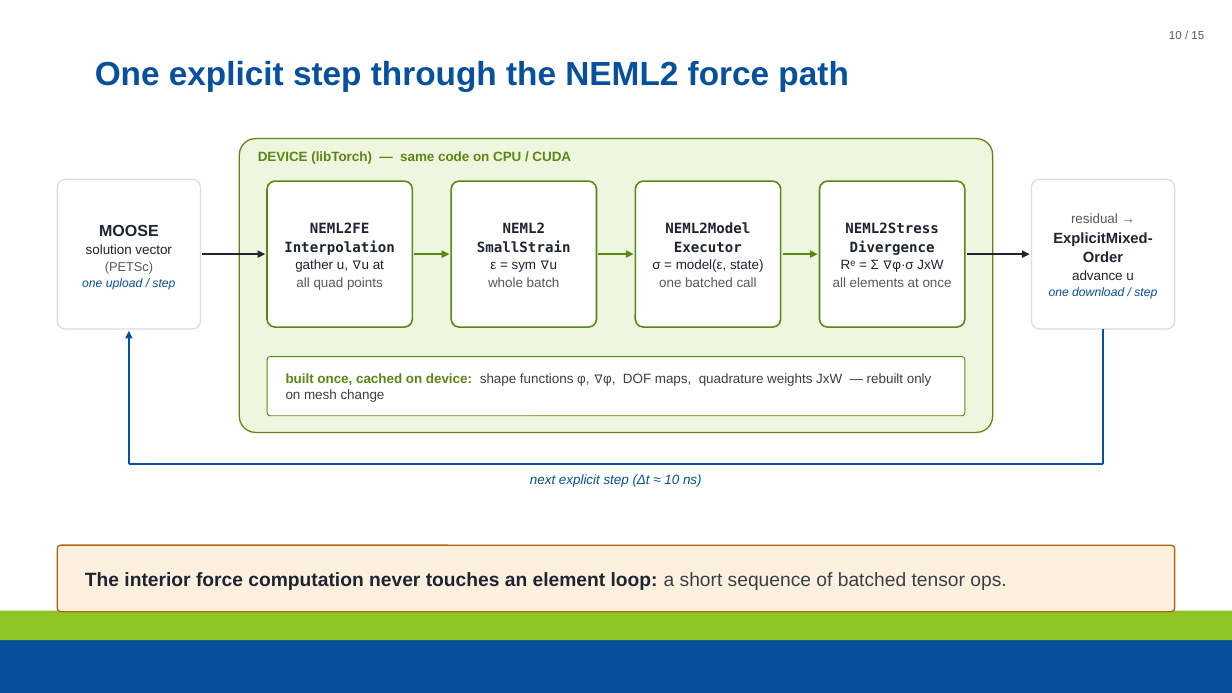
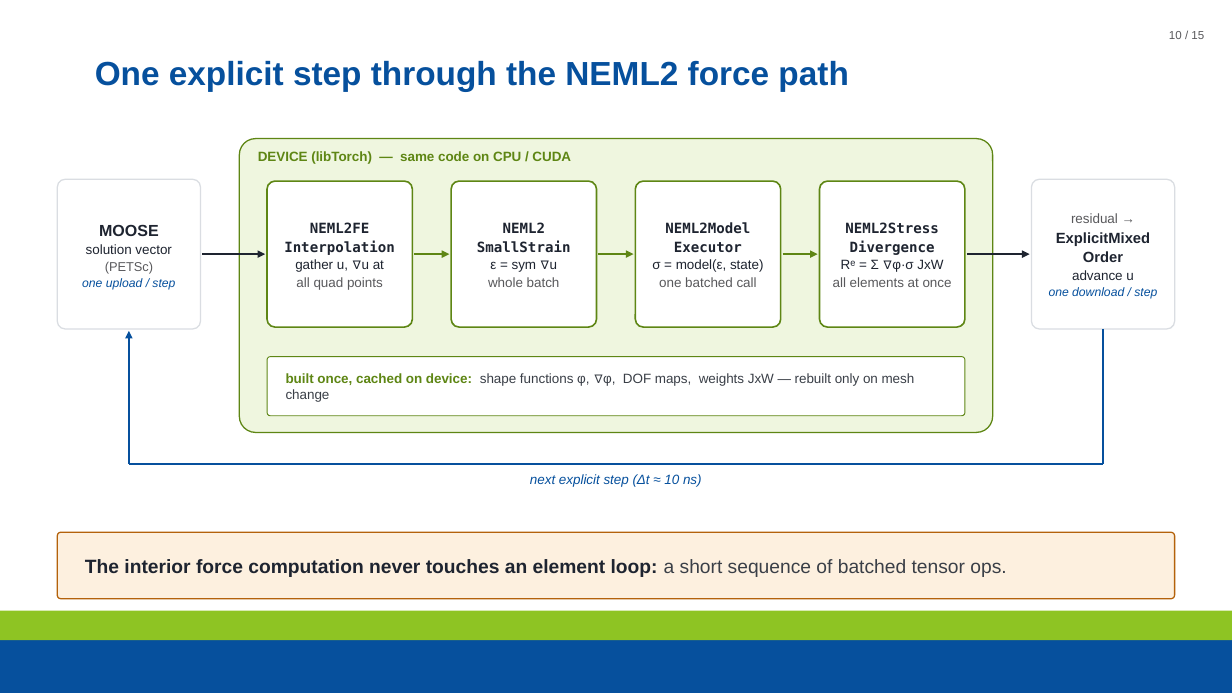
Before and after one commit to maxnezdyur/marlin, a slide deck: slide 10 of examples/impact/slide_assets/WCCM_NEML2_explicit_dynamics_v2.pptx. Drawn at 1232x693 pixels with LibreOffice and Linux fonts; fonts in the diff are those of the drawing; background and template pictures are left out. Boxes give left, top, right and bottom in pixels: in the first picture for what was removed or moved away, otherwise in the second. Text is boxed around its words. In the diff, an @@ line names an element or a change of style, - is before the commit and + after.

```diff
--- a/examples/impact/slide_assets/WCCM_NEML2_explicit_dynamics_v2.pptx
+++ b/examples/impact/slide_assets/WCCM_NEML2_explicit_dynamics_v2.pptx
@@ text in rounded rectangle at <box>1056,232,1150,246</box>: text changed @@
-ExplicitMixed-
+ExplicitMixed
@@ text at <box>286,373,915,402</box>: text changed @@
-built once, cached on device: shape functions φ, ∇φ, DOF maps, quadrature weights JxW — rebuilt only on mesh change
+built once, cached on device: shape functions φ, ∇φ, DOF maps, weights JxW — rebuilt only on mesh change
@@ rounded rectangle: place and size @@
-rounded rectangle at <box>57,545,1175,612</box>
+rounded rectangle at <box>57,532,1175,599</box>
@@ text "The interior force computation never ...": place and size @@
-text "The interior force computation never ..." at <box>85,572,1006,590</box>
+text "The interior force computation never ..." at <box>85,559,1006,577</box>
```
Also in this commit, not shown: 14 other slides changed, 2 other files.
